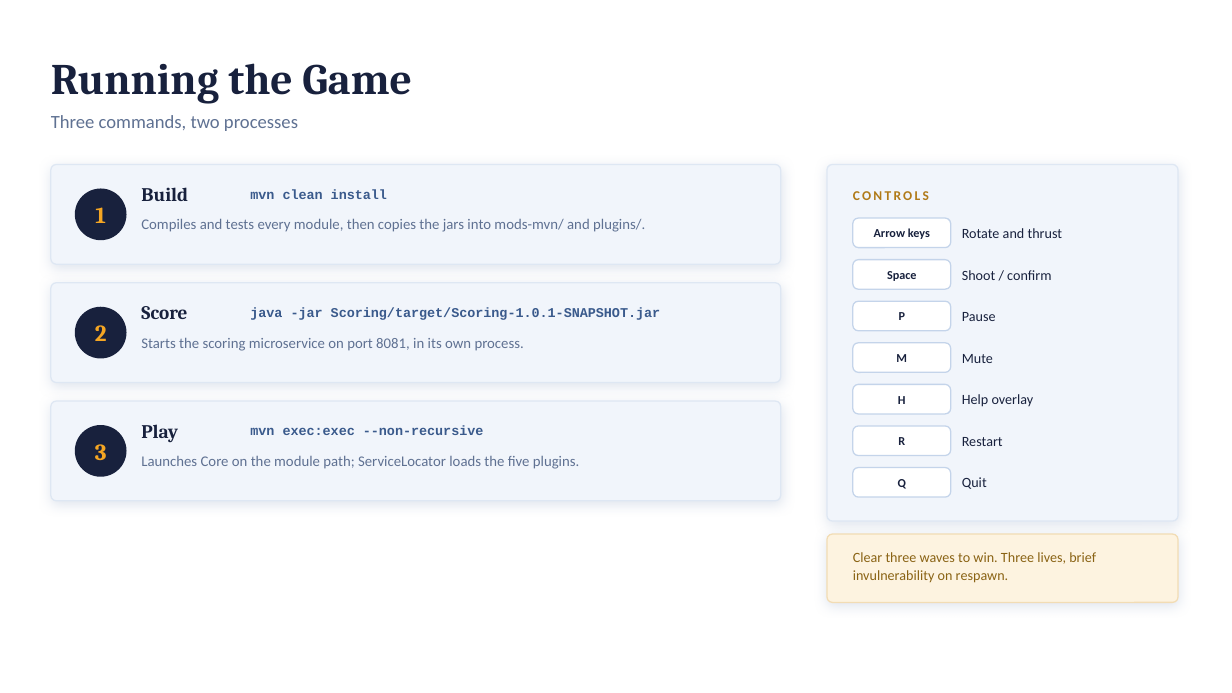
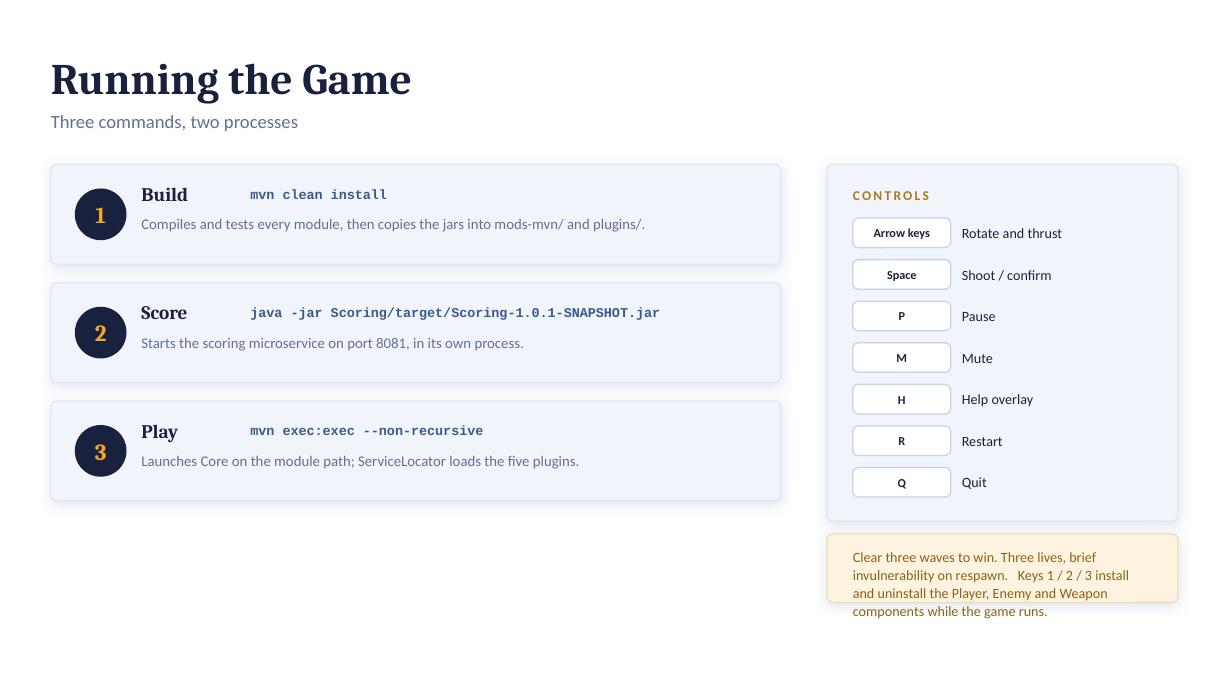
Before and after one commit to Fard121/asteroid_game, a slide deck: slide 13 of AsteroidsFX-Presentation.pptx. Drawn at 1232x693 pixels with LibreOffice and Linux fonts; fonts in the diff are those of the drawing. Boxes give left, top, right and bottom in pixels: in the first picture for what was removed or moved away, otherwise in the second. Text is boxed around its words. In the diff, an @@ line names an element or a change of style, - is before the commit and + after.

```diff
--- a/AsteroidsFX-Presentation.pptx
+++ b/AsteroidsFX-Presentation.pptx
@@ text at <box>853,552,1129,619</box>: text changed @@
-Clear three waves to win. Three lives, brief invulnerability on respawn.
+Clear three waves to win. Three lives, brief invulnerability on respawn. Keys 1 / 2 / 3 install and uninstall the Player, Enemy and Weapon components while the game runs.
```
Also in this commit, not shown: 4 other slides changed, 7 other files.
